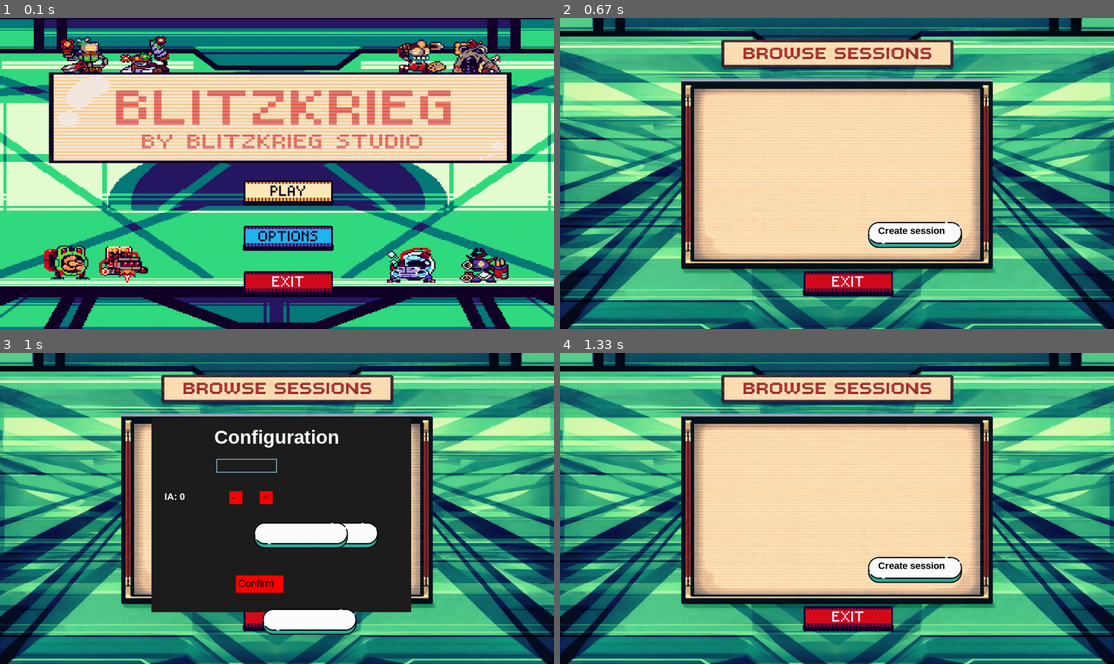
Above: before the commit, frames 1-4 (two rows, left to right).
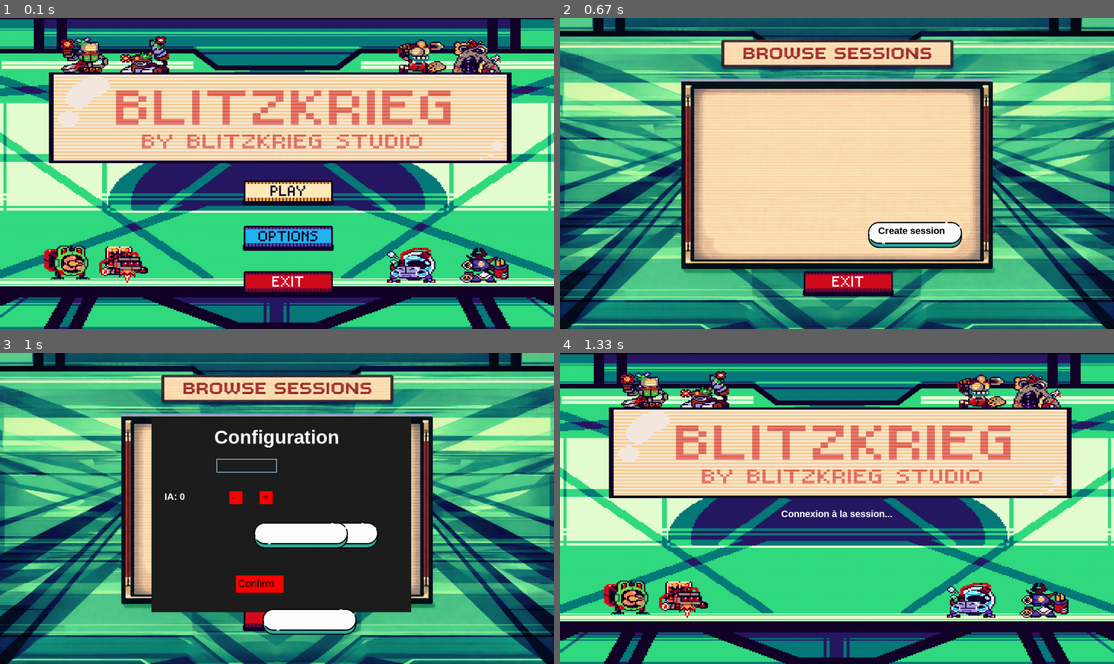
Above: after the commit, the same moments.

Repository: Yloan/Projet_pygame
Game: pygame game, started from src/main.py
Same seed, same stepped clock (60 frames per second), same inputs: the game is played once before the commit and once after it.
Inputs (mouse positions are in pixels of both pictures, inside the frame that each line leads up to):
- Up to frame 1 (0.1 s): no input
- Up to frame 2 (0.67 s): click (848, 192) at 0.38 s
- Up to frame 3 (1 s): click "Create session" at 0.72 s
- Up to frame 4 (1.33 s): click "Confirm" at 1.05 s

Frames 1-3 are identical in both runs. In frame 4, 94% of the frame differs, in the area x 0-100%, y 0-100%.

Commit message:
Test 3.5: /

Diff:
--- a/src/main.py
+++ b/src/main.py
@@ -350,6 +350,8 @@
                 self.send_to_server(f"[JoinedSession]:{self.current_joined_session}")
                 self.Menu.pending_session = None
 
+                self.Menu.menu_state = "waiting_player_id"
+
             if hasattr(self.Menu, 'pending_join_session') and self.Menu.pending_join_session is not None:
                 self.current_joined_session = self.Menu.pending_join_session
                 self.send_to_server(f"[JoinedSession]:{self.current_joined_session}")
